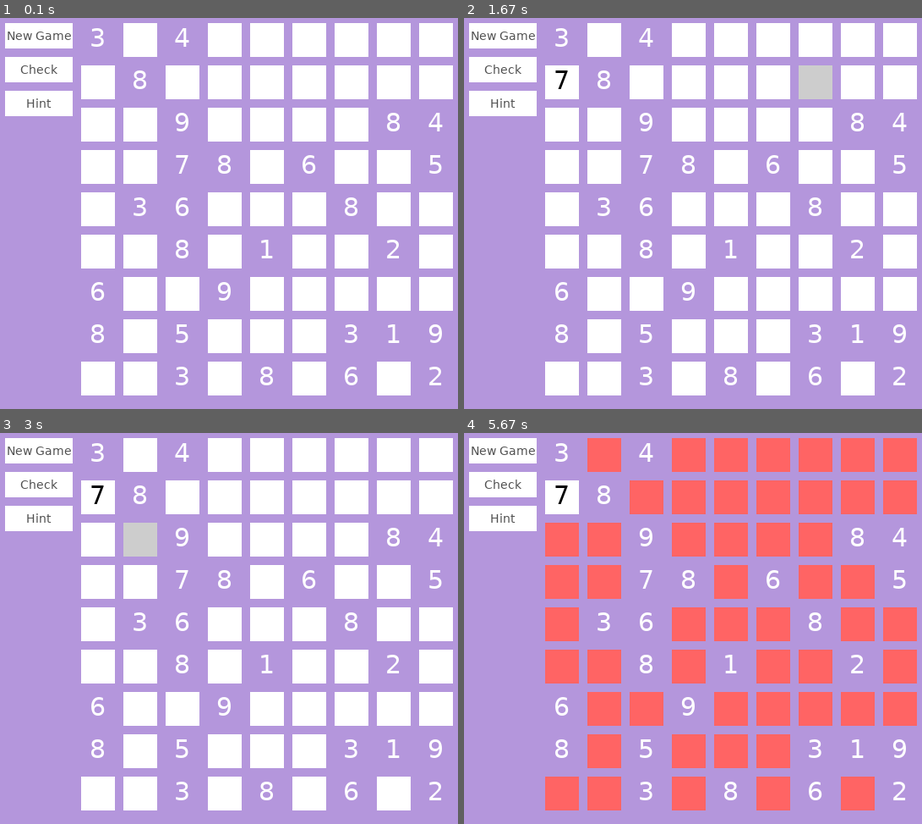
Above: before the commit, frames 1-4 (two rows, left to right).
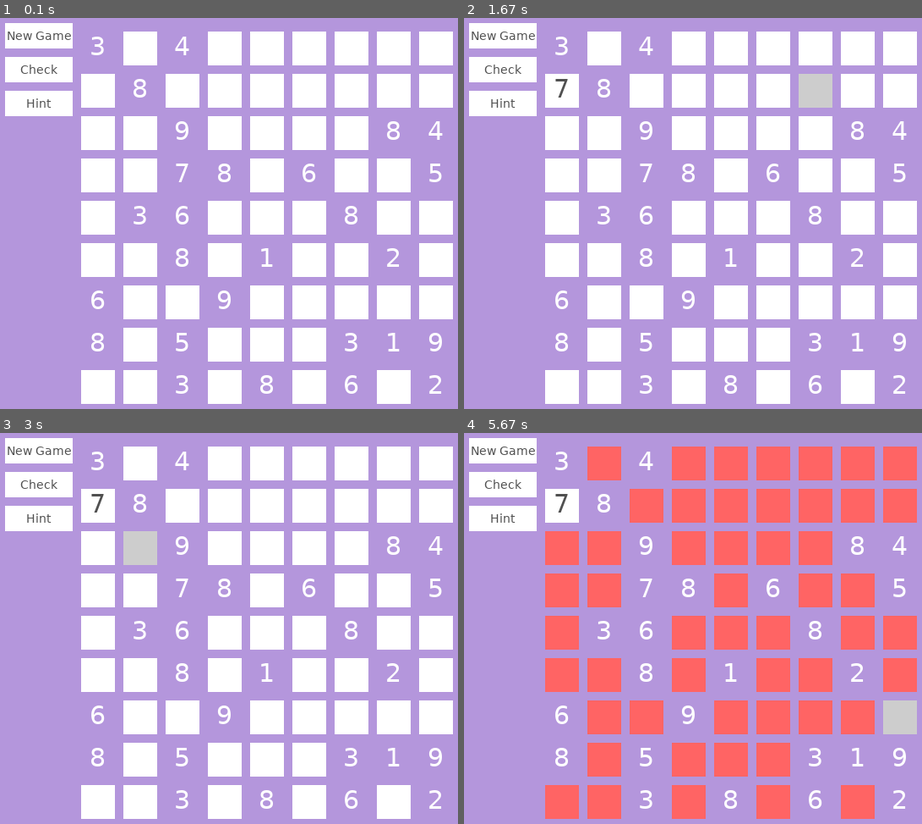
Above: after the commit, the same moments.

Repository: kinern/sudoku-pygame
Game: pygame game, started from main.py
Two runs of this game, one before a commit and one after it. Both use one fixed random seed, a clock stepped at 60 frames per second and the inputs below.
Inputs (mouse positions are in pixels of both pictures, inside the frame that each line leads up to):
- Up to frame 1 (0.1 s): no input
- Up to frame 2 (1.67 s): click (500, 104) at 0.38 s; click (812, 76) at 1.22 s; move the mouse to (793, 252) at 1.5 s
- Up to frame 3 (3 s): click (329, 667) at 1.68 s; click (137, 554) at 2.28 s; move the mouse to (274, 675) at 2.7 s
- Up to frame 4 (5.67 s): click (738, 675) at 3.05 s; click (693, 468) at 3.95 s; click (500, 483) at 4.95 s; click (917, 737) at 5.58 s

The runs differ from the first frame. In frame 1, 20% of the frame differs, in the area x 17-99%, y 1-99%; in frame 2, 20%; in frame 3, 20%; in frame 4, 20%.

Commit message:
Styling changes

Diff:
--- a/main.py
+++ b/main.py
@@ -119,7 +119,7 @@
     alertBoxCollection = []
 
     class InputBox():
-        def __init__(self, pos, font, matrixIndex, bgColor=(255,255,255), fontColor=(0,0,0)):
+        def __init__(self, pos, font, matrixIndex, bgColor=(255,255,255), fontColor=(80,80,80)):
             self.x, self.y = pos
             self.value = ""
             self.selected = False
@@ -213,7 +213,7 @@
                     #inputRect = Rect(row*50+100, col*50+10, 40, 40)
                     #pygame.draw.rect(screen, (255,255,255), inputRect)
                     newInputBox = InputBox(
-                        pos=(row*50+100, col*50+10),
+                        pos=(row*50+100, col*50+20),
                         font=30,
                         matrixIndex=[row,col],
                     )
@@ -221,7 +221,7 @@
                     inputBoxCollection.append(newInputBox)
                 else:
                     matrixNum = my_font.render(str(matrix.matrix[row][col]), True, (255,255,255))
-                    screen.blit(matrixNum, (row*50+110,col*50+10))
+                    screen.blit(matrixNum, (row*50+110,col*50+20))
 
     #Existing matrix
     def renderMatrix():
@@ -229,7 +229,7 @@
             for col in range(9):
                 if (str(matrix.matrix[row][col]) != ""):
                     matrixNum = my_font.render(str(matrix.matrix[row][col]), True, (255,255,255))
-                    screen.blit(matrixNum, (row*50+110,col*50+10))
+                    screen.blit(matrixNum, (row*50+110,col*50+20))
         for m in inputBoxCollection:
             m.show()
 
@@ -286,8 +286,19 @@
         bgColor=(255,255,255),
         fontColor=(80,80,80)
     )
+
+    noHintsAlert = AlertBox(
+        pos=(int(screen_width/2)-int(300/2),int(screen_height/2)-int(120/2)),
+        text="No Hints Left",
+        size=(300,120),
+        fontSize=40,
+        bgColor=(255,255,255),
+        fontColor=(80,80,80)
+    )
+
     alertBoxCollection.append(loseAlert)
     alertBoxCollection.append(winAlert)
+    alertBoxCollection.append(noHintsAlert)
 
     def hideAlerts():
         for n in alertBoxCollection:
@@ -324,12 +335,20 @@
             if (str(curInput.value) != solutionValue):
                 found = True
                 inputBoxCollection[i].value = solutionValue
+                clearBgColors()
+                inputBoxCollection[i].bgColor = inputBoxCollection[i].selectedBgColor
                 inputBoxCollection[i].update()
                 i = len(inputBoxCollection)
             i = i + 1
         if (not found):
-            print("No fixable values found")
+            hideAlerts()
+            noHintsAlert.show()
         renderScreen()
+
+    def clearBgColors():
+        for n in inputBoxCollection:
+            n.bgColor = n.inactiveBgColor
+            n.update()
 
 
     newGameButton = Button(
